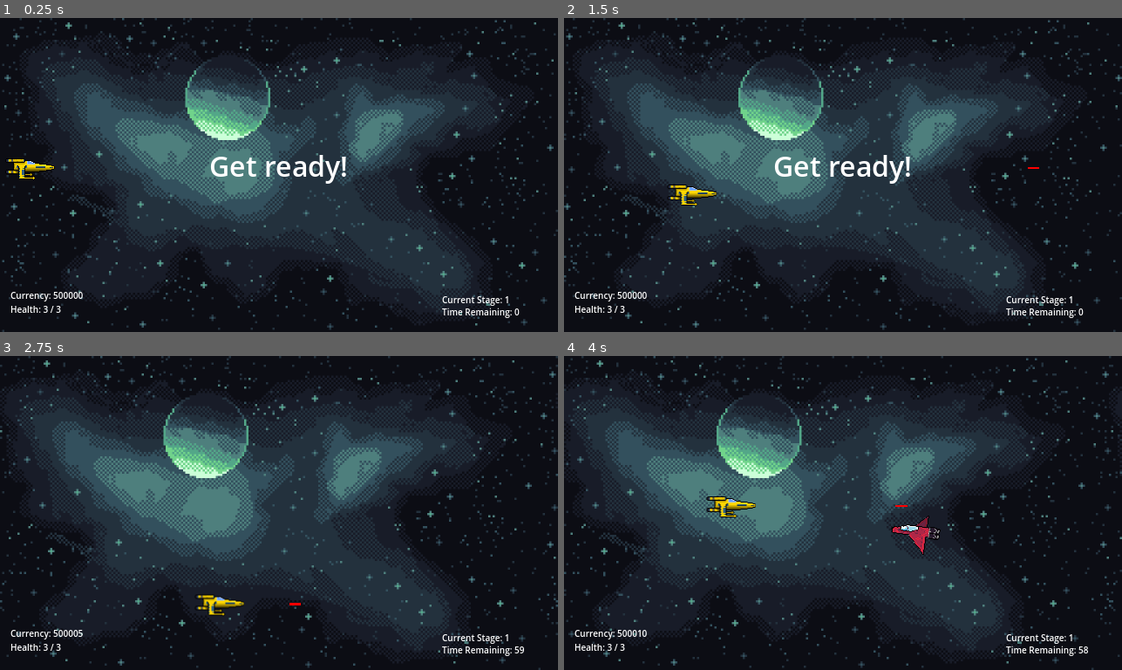
Above: before the commit, frames 1-4 (two rows, left to right).
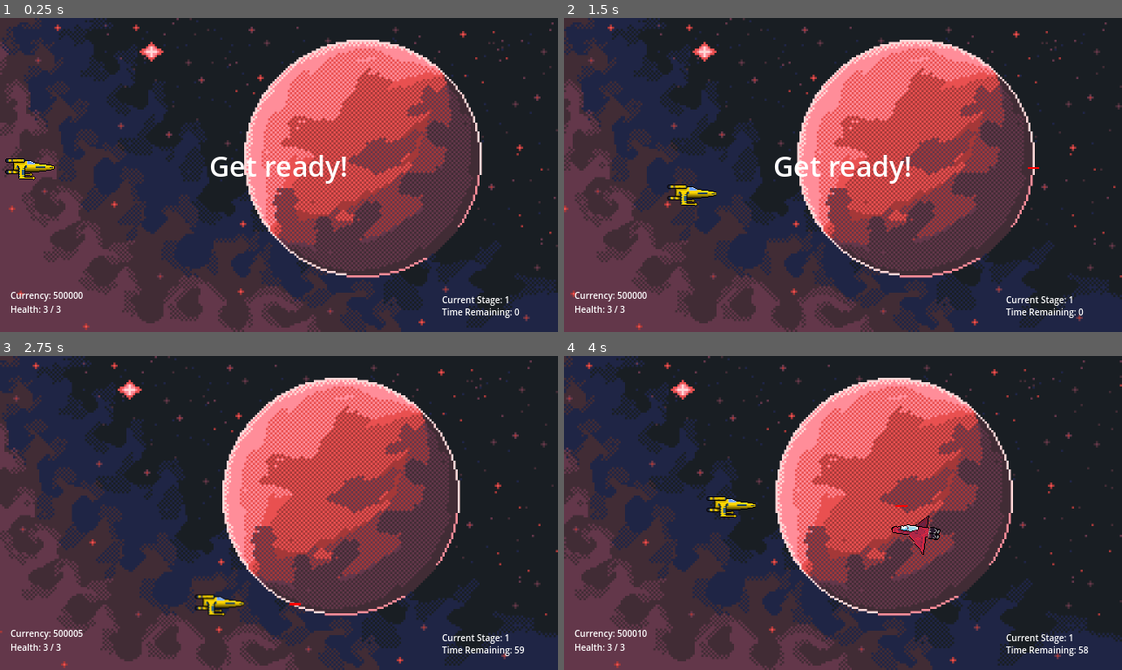
Above: after the commit, the same moments.

Repository: JesseGilbertVA/project-rename
Game: Godot game, scene res://test_scene.tscn
Same seed, same stepped clock (60 frames per second), same inputs: the game is played once before the commit and once after it. This scene is started directly instead of the project's main scene.
Inputs:
- Up to frame 1 (0.25 s): no input
- Up to frame 2 (1.5 s): hold Right (move_right) 0.53-1.28 s; hold Space (shoot) 0.53-1.28 s; hold Down (move_down) from 1.28 s (still down); tap Space (shoot) at 1.35 s
- Up to frame 3 (2.75 s): release Down (move_down) at 2.03 s; hold Right (move_right) from 2.03 s (still down); hold Space (shoot) from 2.03 s (still down)
- Up to frame 4 (4 s): release Right (move_right) at 2.78 s; release Space (shoot) at 2.78 s; hold Up (move_up) 2.78-3.53 s; tap Space (shoot) at 2.85 s; hold Left (move_left) from 3.53 s (still down); hold Space (shoot) from 3.53 s (still down)

The runs differ from the first frame. In frame 1, 70% of the frame differs, in the area x 0-100%, y 0-100%; in frame 2, 69%; in frame 3, 67%; in frame 4, 65%.

Commit message:
new sector art

Diff:
--- a/Level Scenes/Medium/medium_scene.tscn
+++ b/Level Scenes/Medium/medium_scene.tscn
@@ -4,8 +4,8 @@
 [ext_resource type="PackedScene" uid="uid://bdtp2suf5do83" path="res://enemy_one.tscn" id="2_dphe3"]
 [ext_resource type="PackedScene" uid="uid://coclpmmj4jpro" path="res://asteroid.tscn" id="3_ije6b"]
 [ext_resource type="PackedScene" uid="uid://cqnnho8sfmjo4" path="res://enemy_two.tscn" id="4_m84gf"]
-[ext_resource type="Texture2D" uid="uid://cavxi0xprph6l" path="res://Backgrounds/nebula_one.png" id="5_dov0g"]
 [ext_resource type="PackedScene" uid="uid://ofgyhkajy7qp" path="res://player.tscn" id="5_pf52t"]
+[ext_resource type="Texture2D" uid="uid://dwlch8e0c7iup" path="res://Backgrounds/deep_space.png" id="5_yvwg3"]
 [ext_resource type="PackedScene" uid="uid://co58fv0qwjltu" path="res://hud.tscn" id="6_uanhh"]
 
 [sub_resource type="RectangleShape2D" id="RectangleShape2D_hy85n"]
@@ -32,7 +32,7 @@
 offset_right = 640.0
 offset_bottom = 360.0
 scale = Vector2(0.5, 0.5)
-texture = ExtResource("5_dov0g")
+texture = ExtResource("5_yvwg3")
 stretch_mode = 1
 metadata/_edit_use_anchors_ = true
 
--- a/Store.gd
+++ b/Store.gd
@@ -84,11 +84,11 @@
 	if globals.player_currency >= 250 and globals.player_move_speed == 150:
 		globals.player_move_speed += 50
 		globals.player_currency -= 250
-		$PurchaseText.text = "You can upgrade you're speed two more times."
+		$PurchaseText.text = "You can upgrade your speed two more times."
 	elif globals.player_currency >= 250 and globals.player_move_speed == 200:
 		globals.player_move_speed += 50
 		globals.player_currency -= 250
-		$PurchaseText.text = "You can upgrade you're speed one more time."
+		$PurchaseText.text = "You can upgrade your speed one more time."
 	elif globals.player_currency >= 250 and globals.player_move_speed == 250:
 		globals.player_move_speed += 50
 		globals.player_currency -= 250
--- a/test_scene.tscn
+++ b/test_scene.tscn
@@ -6,7 +6,7 @@
 [ext_resource type="PackedScene" uid="uid://bdtp2suf5do83" path="res://enemy_one.tscn" id="2_vt0f1"]
 [ext_resource type="PackedScene" uid="uid://coclpmmj4jpro" path="res://asteroid.tscn" id="3_k2qyb"]
 [ext_resource type="PackedScene" uid="uid://co58fv0qwjltu" path="res://hud.tscn" id="4_dnlo1"]
-[ext_resource type="Texture2D" uid="uid://cavxi0xprph6l" path="res://Backgrounds/nebula_one.png" id="6_ryi1y"]
+[ext_resource type="Texture2D" uid="uid://ch65jstyope08" path="res://Backgrounds/big_planet.png" id="6_x8nup"]
 [ext_resource type="PackedScene" uid="uid://cqnnho8sfmjo4" path="res://enemy_two.tscn" id="6_x88bc"]
 
 [sub_resource type="RectangleShape2D" id="RectangleShape2D_hy85n"]
@@ -28,13 +28,13 @@
 [node name="ParallaxBackground" type="ParallaxBackground" parent="."]
 
 [node name="ParallaxLayer" type="ParallaxLayer" parent="ParallaxBackground"]
-motion_mirroring = Vector2(640, 2.08165e-12)
+motion_mirroring = Vector2(1280, 2.08165e-12)
 
 [node name="TextureRect" type="TextureRect" parent="ParallaxBackground/ParallaxLayer"]
 offset_right = 640.0
 offset_bottom = 360.0
 scale = Vector2(0.5, 0.5)
-texture = ExtResource("6_ryi1y")
+texture = ExtResource("6_x8nup")
 stretch_mode = 1
 metadata/_edit_use_anchors_ = true
 
Binary file added: Backgrounds/big_planet.aseprite
Binary file added: Backgrounds/big_planet.png
Not shown, added: Backgrounds/big_planet.png.import
Binary file added: Backgrounds/deep_space.aseprite
Binary file added: Backgrounds/deep_space.png
Not shown, added: Backgrounds/deep_space.png.import
Binary file added: palettes/midnight-ablaze-8x.png
Not shown, added: palettes/midnight-ablaze-8x.png.import
Binary file added: palettes/tnr-8-8x.png
Not shown, added: palettes/tnr-8-8x.png.import
